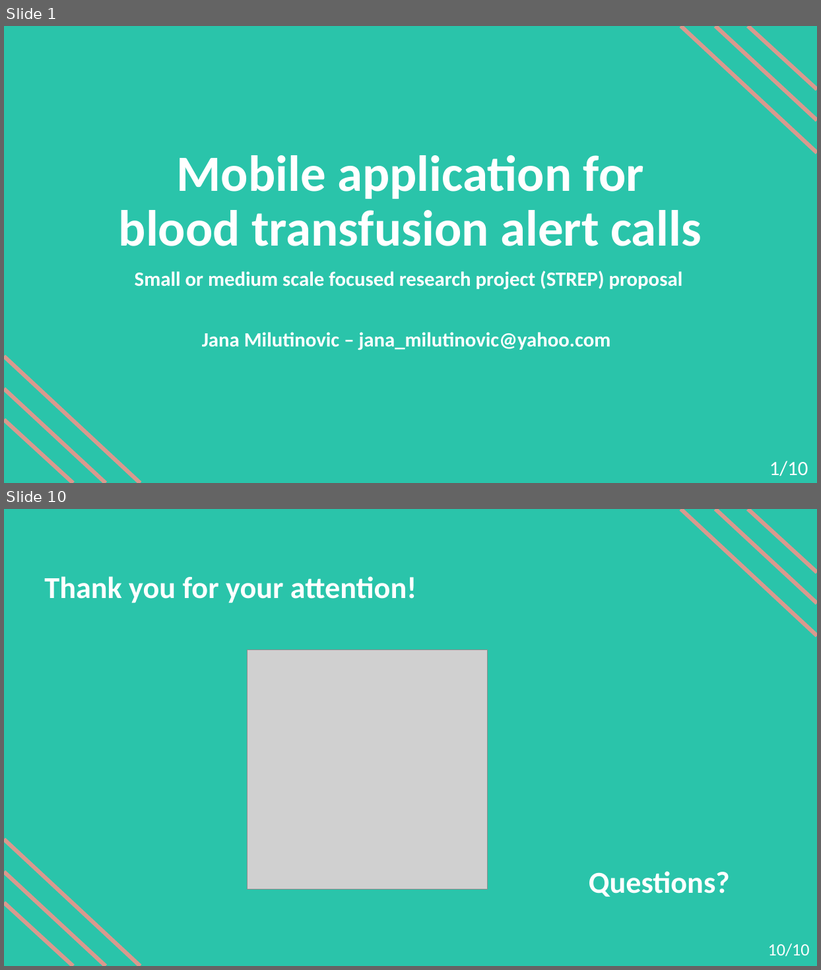
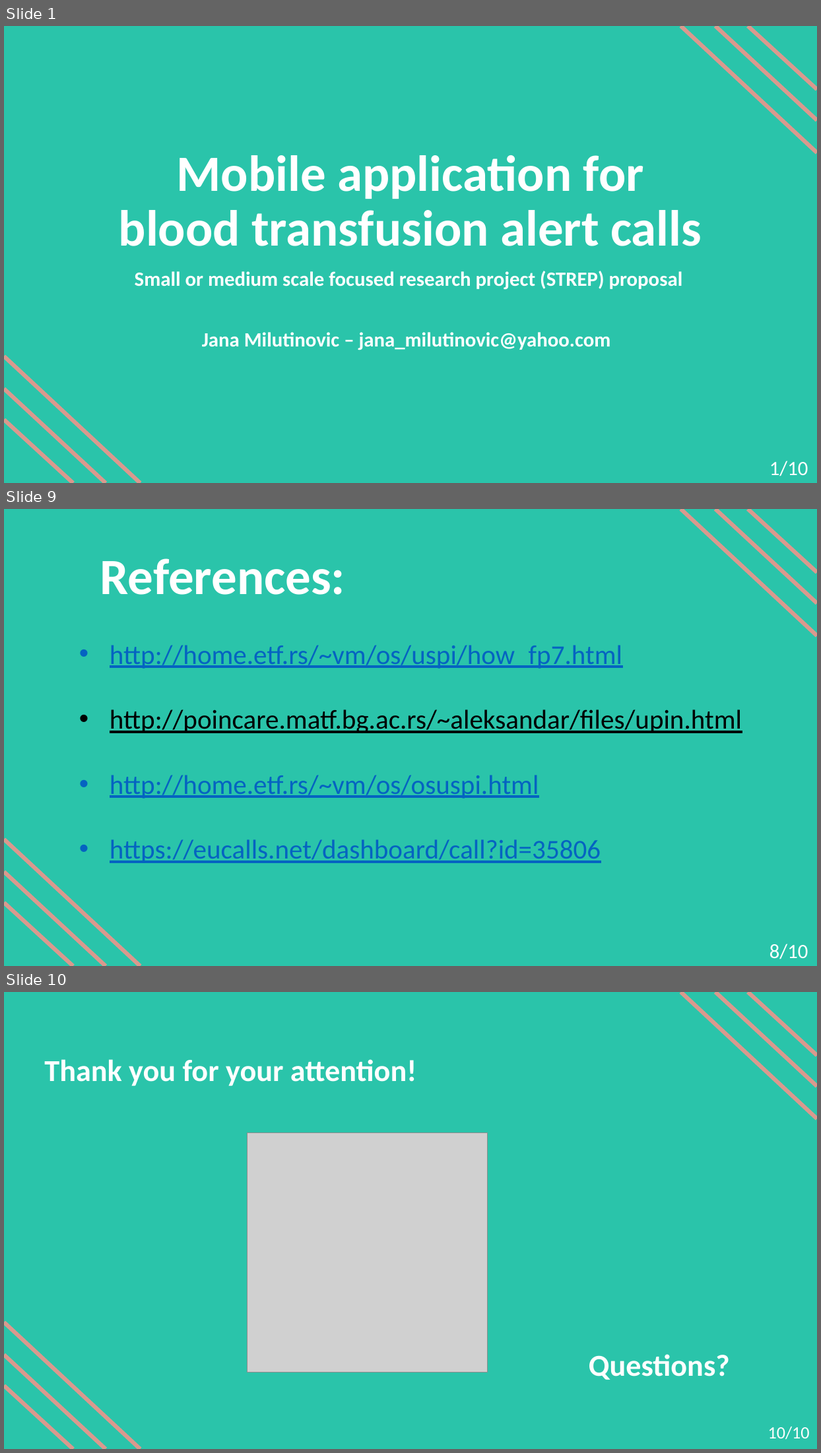
Before and after one commit to janamilutinovic/UPR, a slide deck: PropoasalHorizon2020_prezentacija.pptx. Shown one above the other, each under a label of ours: slides 1 and 10 before the commit, slides 1, 9 and 10 after it; the slides between them are not shown. The pictures are 821x970 and 821x1453 pixels, drawn with LibreOffice and Linux fonts; fonts in the diff are those of the drawing; grey boxes stand for pictures. Boxes give left, top, right and bottom in pixels: in the first picture for what was removed or moved away, otherwise in the second. Text is boxed around its words. In the diff, an @@ line names an element or a change of style, - is before the commit and + after.

```diff
--- a/PropoasalHorizon2020_prezentacija.pptx
+++ b/PropoasalHorizon2020_prezentacija.pptx
@@ slide 9 added at (4, 509, 817, 966), background #2AC4AA @@
@@ line added from (681, 509) to (817, 636), #DA998E 4.75 pt @@
@@ line added from (716, 509) to (817, 603), #DA998E 4.75 pt @@
@@ line added from (748, 509) to (817, 572), #DA998E 4.75 pt @@
@@ text added at (100, 559, 345, 595), 60 pt, text #FFFFFF, bold @@
+References:
@@ text added at (110, 645, 742, 863), 32 pt, text #0563C1, underline @@
+• http://home.etf.rs/~vm/os/uspi/how_fp7.html
+• http://poincare.matf.bg.ac.rs/~aleksandar/files/upin.html
+• http://home.etf.rs/~vm/os/osuspi.html
+• https://eucalls.net/dashboard/call?id=35806
@@ line added from (140, 966) to (4, 840), #DA998E 4.75 pt @@
@@ line added from (106, 966) to (4, 872), #DA998E 4.75 pt @@
@@ line added from (73, 966) to (4, 903), #DA998E 4.75 pt @@
@@ text added at (770, 944, 809, 960), 24 pt, text #FFFFFF @@
+8/10
```
Also in this commit, not shown: 7 slides changed, 1 slide removed, 3 other files.
